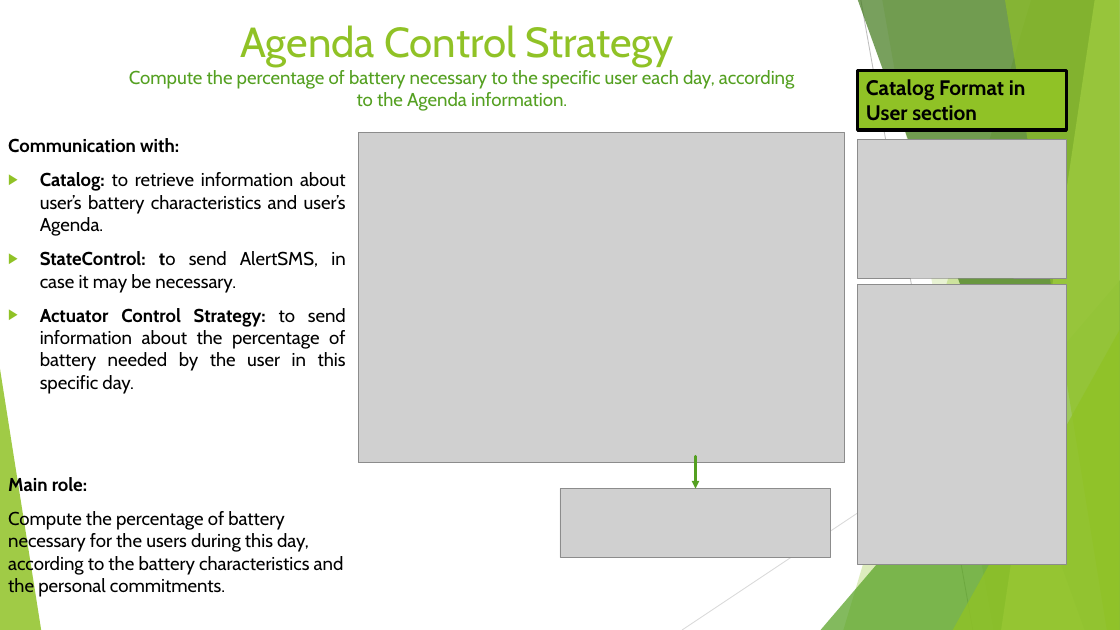
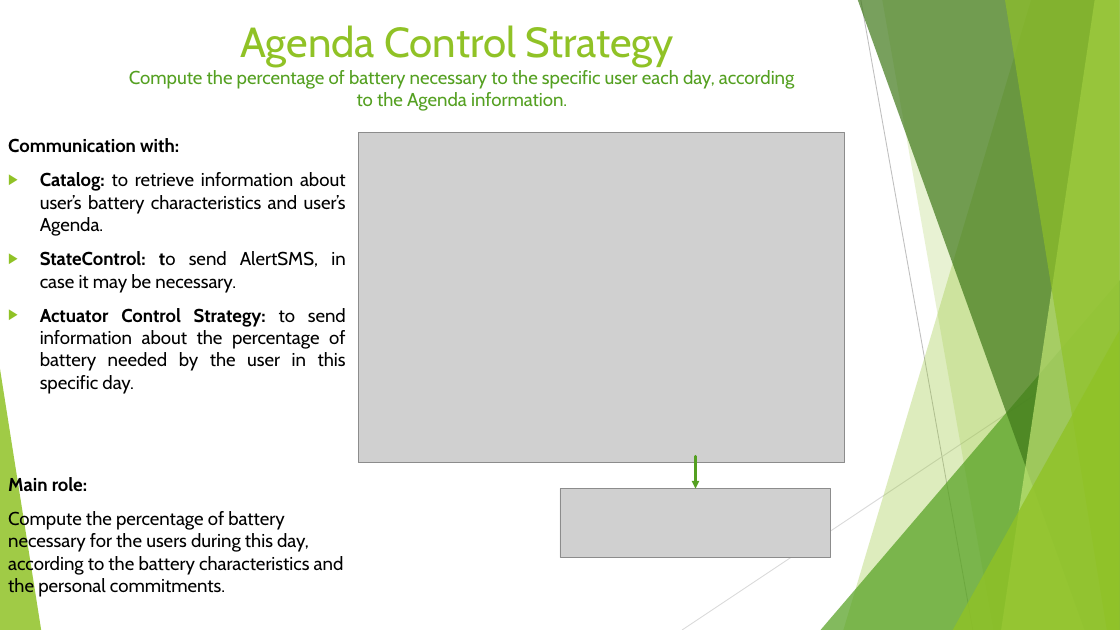
Before and after one commit to annageraci/Battery_Charger_Smart, a slide deck: slide 13 of Materiale Extra/Presentazione del progetto .pptx (slide 9 before the commit). Drawn at 1120x630 pixels with LibreOffice and Linux fonts; fonts in the diff are those of the drawing; grey boxes stand for pictures. Boxes give left, top, right and bottom in pixels: in the first picture for what was removed or moved away, otherwise in the second. Text is boxed around its words. In the diff, an @@ line names an element or a change of style, - is before the commit and + after.

```diff
--- a/Materiale Extra/Presentazione del progetto .pptx
+++ b/Materiale Extra/Presentazione del progetto .pptx
@@ rectangle removed at (x1=858, y1=71, x2=1066, y2=130) @@
-Catalog Format in User section
@@ picture removed at (x1=858, y1=139, x2=1066, y2=278) @@
@@ picture removed at (x1=858, y1=284, x2=1066, y2=565) @@
```
Also in this commit, not shown: 7 other slides changed, 5 slides added, 1 slide removed.
